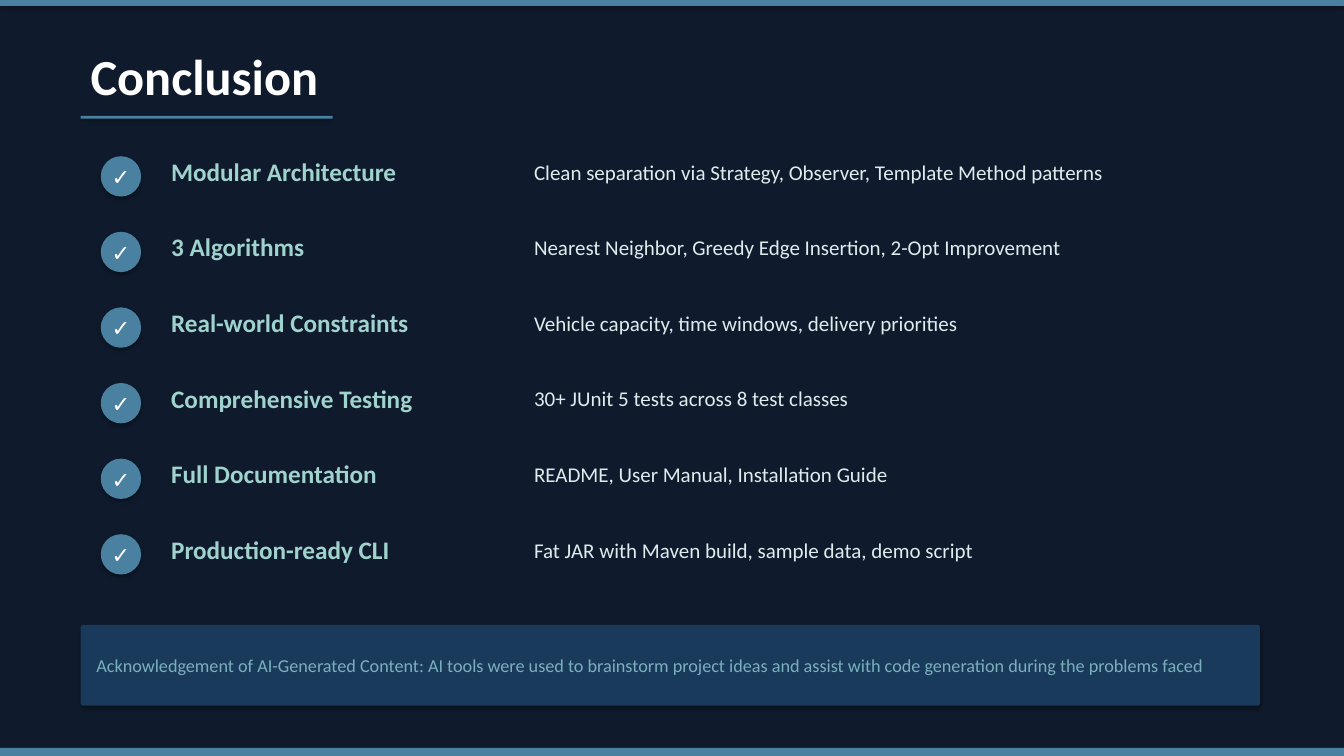
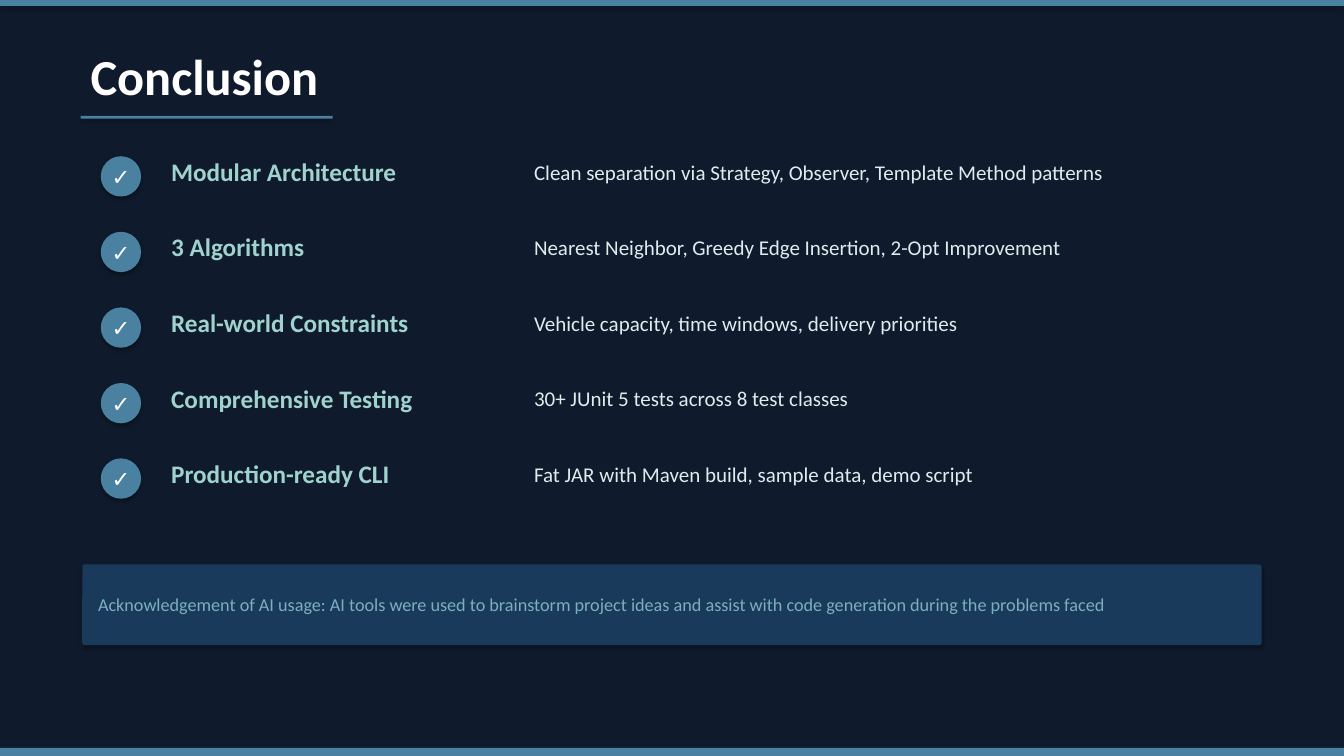
Before and after one commit to lessoff/LastMile, a slide deck: slide 17 of CS3342_Presentation.pptx. Drawn at 1344x756 pixels with LibreOffice and Linux fonts; fonts in the diff are those of the drawing. Boxes give left, top, right and bottom in pixels: in the first picture for what was removed or moved away, otherwise in the second. Text is boxed around its words. In the diff, an @@ line names an element or a change of style, - is before the commit and + after.

```diff
--- a/CS3342_Presentation.pptx
+++ b/CS3342_Presentation.pptx
@@ text "Production-ready CLI": place and size @@
-text "Production-ready CLI" at (171, 541, 390, 563)
+text "Production-ready CLI" at (171, 465, 390, 487)
@@ text removed at (171, 465, 376, 483) @@
-Full Documentation
@@ text "Fat JAR with Maven build, ...": place and size @@
-text "Fat JAR with Maven build, ..." at (534, 543, 972, 562)
+text "Fat JAR with Maven build, ..." at (534, 467, 972, 486)
@@ text removed at (534, 467, 888, 485) @@
-README, User Manual, Installation Guide
@@ ellipse removed at (101, 534, 141, 575) @@
@@ text removed at (101, 536, 141, 572) @@
-✓
@@ rounded rectangle: place and size @@
-rounded rectangle at (81, 625, 1260, 706)
+rounded rectangle at (83, 565, 1262, 645)
@@ text at (98, 598, 1104, 614): text changed @@
-Acknowledgement of AI-Generated Content: AI tools were used to brainstorm project ideas and assist with code generation during the problems faced
+Acknowledgement of AI usage: AI tools were used to brainstorm project ideas and assist with code generation during the problems faced
```
Also in this commit, not shown: 3 other slides changed, 1 other file.
